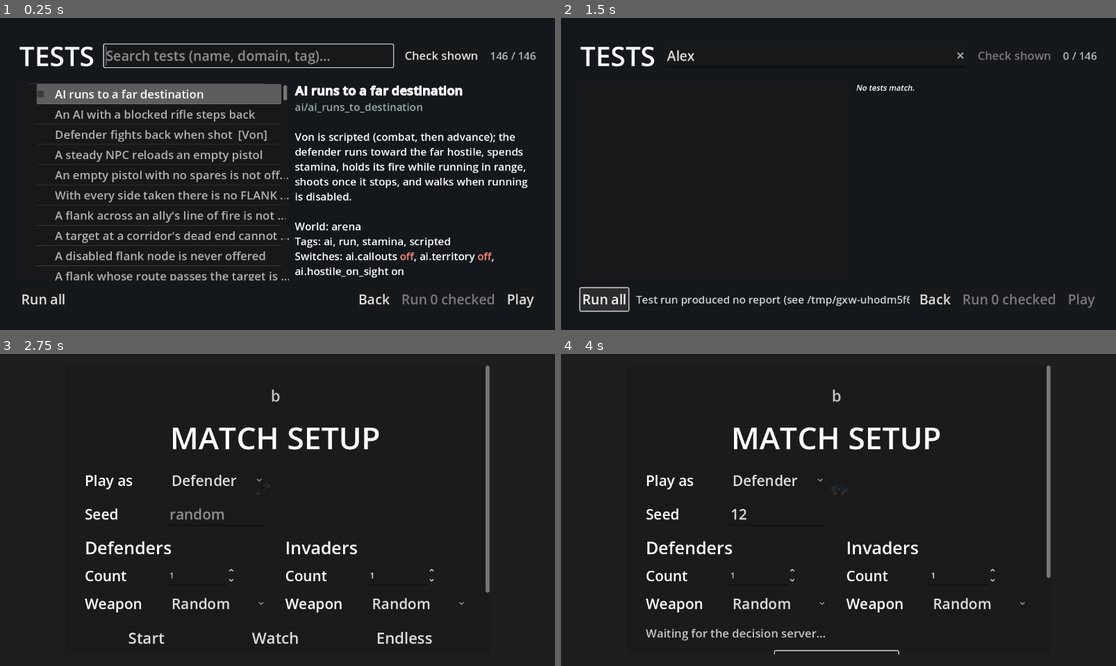
Above: before the commit, frames 1-4 (two rows, left to right).
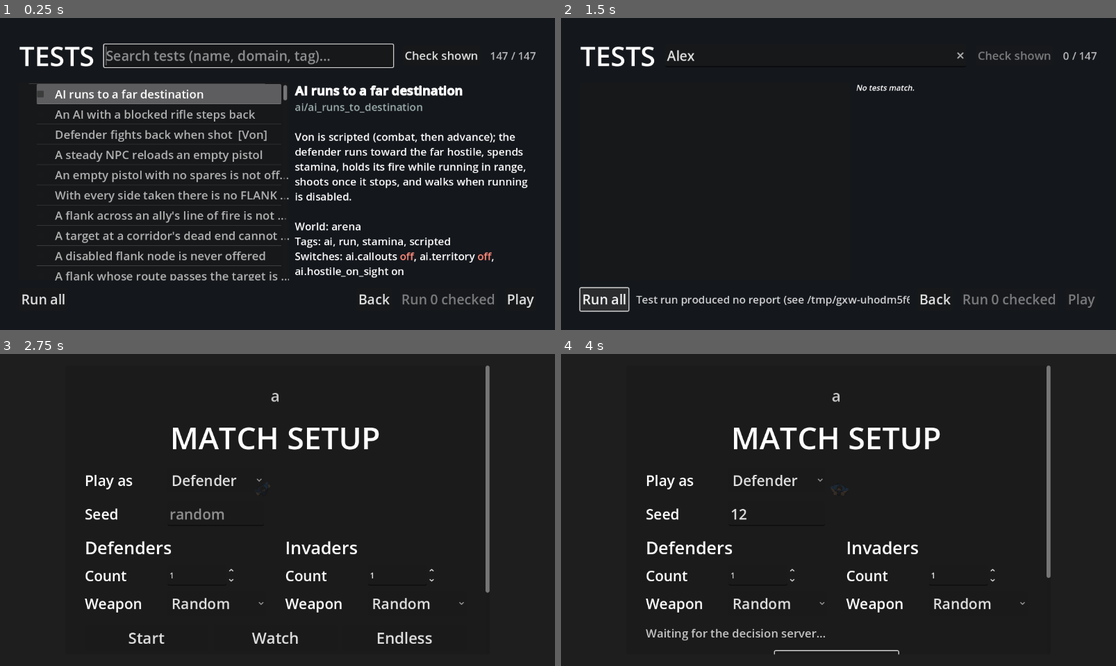
Above: after the commit, the same moments.

Repository: AnthonyThomasson/Example-Godot
Game: Godot game, scene res://scenes/testing/test_browser.tscn
Same seed, same stepped clock (60 frames per second), same inputs: the game is played once before the commit and once after it. This scene is started directly instead of the project's main scene.
Inputs (mouse positions are in pixels of both pictures, inside the frame that each line leads up to):
- Up to frame 1 (0.25 s): no input
- Up to frame 2 (1.5 s): click (810, 55) at 0.52 s; type "Alex" at 0.6 s; click "Run all" at 1.25 s
- Up to frame 3 (2.75 s): click "Back" at 2 s
- Up to frame 4 (4 s): click (777, 513) at 2.77 s; type "12" at 2.85 s; click "Watch" at 3.5 s

The runs differ from the first frame. In frame 1, less than 0.1% of the frame differs, in the area x 90-97%, y 10-14%; in frame 2, less than 0.1%; in frame 3, less than 0.1%; in frame 4, less than 0.1%.

Commit message:
Remember the convex-piece merges that failed, so the collider rebuild stops retrying them
Deformation cuts a dented silhouette into convex collider pieces by merging triangles, restarting its scan
after every merge, so a pair that cannot merge was tried again after each one. It now remembers failed pairs
by piece id (the same merges in the same order); a test pins its pieces to the old scan over 119 silhouettes.

Co-Authored-By: Claude Sonnet 5.5 <noreply@anthropic.com>

Diff:
--- a/scenes/physics/deformation.gd
+++ b/scenes/physics/deformation.gd
@@ -17,6 +17,8 @@
 const NO_COLOR := Color(0.0, 0.0, 0.0, 0.0)
 ## Default near-black bullet-hole color when a caller supplies no override.
 const HOLE_COLOR := Color(0.05, 0.05, 0.06)
+## Multiplier that packs two piece ids into one dictionary key in `_convex_pieces` (ids stay far below it).
+const PIECE_PAIR_STRIDE := 65536
 
 
 ## Closed perimeter sample ring for a primitive shape, centered on the origin.
@@ -191,16 +193,28 @@
 		if _turn(polygon, tri[0], tri[1], tri[2]) * sign_ < 0.0:
 			tri = [tri[0], tri[2], tri[1]]
 		pieces.append(tri)
+	# The scan restarts after every merge, and a pair that failed to merge fails again until one of its pieces changes,
+	# so each piece carries an id and failed pairs are remembered by theirs (the same merges, in the same order).
+	var ids: Array = range(pieces.size())
+	var next_id := pieces.size()
+	var failed := {}
 	var merged := true
 	while merged:
 		merged = false
 		for a in pieces.size():
 			for b in range(a + 1, pieces.size()):
+				var pair: int = mini(ids[a], ids[b]) * PIECE_PAIR_STRIDE + maxi(ids[a], ids[b])
+				if failed.has(pair):
+					continue
 				var union := _merge_across_edge(pieces[a], pieces[b])
 				if union.is_empty() or not _is_convex_loop(polygon, union, sign_):
+					failed[pair] = true
 					continue
 				pieces[a] = union
+				ids[a] = next_id
+				next_id += 1
 				pieces.remove_at(b)
+				ids.remove_at(b)
 				merged = true
 				break
 			if merged:
--- /dev/null
+++ b/tests/physics/convex_pieces_memo_test.gd
@@ -0,0 +1,74 @@
+extends GameTest
+
+## `Deformation.convex_shapes` cuts a dented silhouette into convex collider pieces by merging triangles
+## (Hertel-Mehlhorn), restarting its scan after every merge. It now remembers the pairs that failed to merge instead
+## of trying them again after each restart. This pins its pieces to the plain restart-everything scan over
+## silhouettes of every shape with up to the most dents a piece keeps.
+
+const SEED := 4242
+const SHAPES := ["circle", "square", "rect"]
+
+
+func describe() -> Dictionary:
+	return {
+		"name": "Convex collider pieces are the same with failed merges remembered",
+		"description": "Deformation cuts dented silhouettes into the same convex pieces as the scan that retries every pair after each merge.",
+		"tags": ["deformation", "collider"],
+		"timeout": 30.0,
+	}
+
+
+func configure(s: TestSetup) -> void:
+	s.arena(Rect2(0, 0, 400, 300))
+
+
+func run(t: TestContext) -> void:
+	var rng := RandomNumberGenerator.new()
+	rng.seed = SEED
+	var checked := 0
+	var differing := 0
+	for n in 120:
+		var shape: String = SHAPES[n % SHAPES.size()]
+		var size := Vector2(rng.randf_range(24.0, 90.0), rng.randf_range(24.0, 90.0))
+		var impacts: Array = []
+		for k in rng.randi_range(0, PhysicsConfig.deform_max_impacts):
+			var at := Vector2.from_angle(rng.randf() * TAU) * size.x * 0.5
+			impacts.append({
+				"pos": at, "inward": -at.normalized(), "depth": rng.randf_range(1.0, PhysicsConfig.deform_max_depth),
+				"chunk": rng.randf() < 0.3, "seed": rng.randi(), "blood": 0.0,
+			})
+		var poly := Deformation.shape_polygon(shape, size, impacts)
+		if not Deformation.is_valid_polygon(poly):
+			continue
+		checked += 1
+		if Deformation._convex_pieces(poly) != _every_pair(poly):
+			differing += 1
+	t.check(checked >= 100, "silhouettes cut (%d)" % checked)
+	t.check(differing == 0, "%d of %d silhouettes are cut differently" % [differing, checked])
+
+
+## `_convex_pieces` as it was: the scan restarts after every merge and tries every pair again.
+func _every_pair(polygon: PackedVector2Array) -> Array:
+	var sign_ := -1.0 if Geometry2D.is_polygon_clockwise(polygon) else 1.0
+	var tris := Geometry2D.triangulate_polygon(polygon)
+	var pieces: Array = []
+	for i in range(0, tris.size(), 3):
+		var tri := [tris[i], tris[i + 1], tris[i + 2]]
+		if Deformation._turn(polygon, tri[0], tri[1], tri[2]) * sign_ < 0.0:
+			tri = [tri[0], tri[2], tri[1]]
+		pieces.append(tri)
+	var merged := true
+	while merged:
+		merged = false
+		for a in pieces.size():
+			for b in range(a + 1, pieces.size()):
+				var union := Deformation._merge_across_edge(pieces[a], pieces[b])
+				if union.is_empty() or not Deformation._is_convex_loop(polygon, union, sign_):
+					continue
+				pieces[a] = union
+				pieces.remove_at(b)
+				merged = true
+				break
+			if merged:
+				break
+	return pieces
